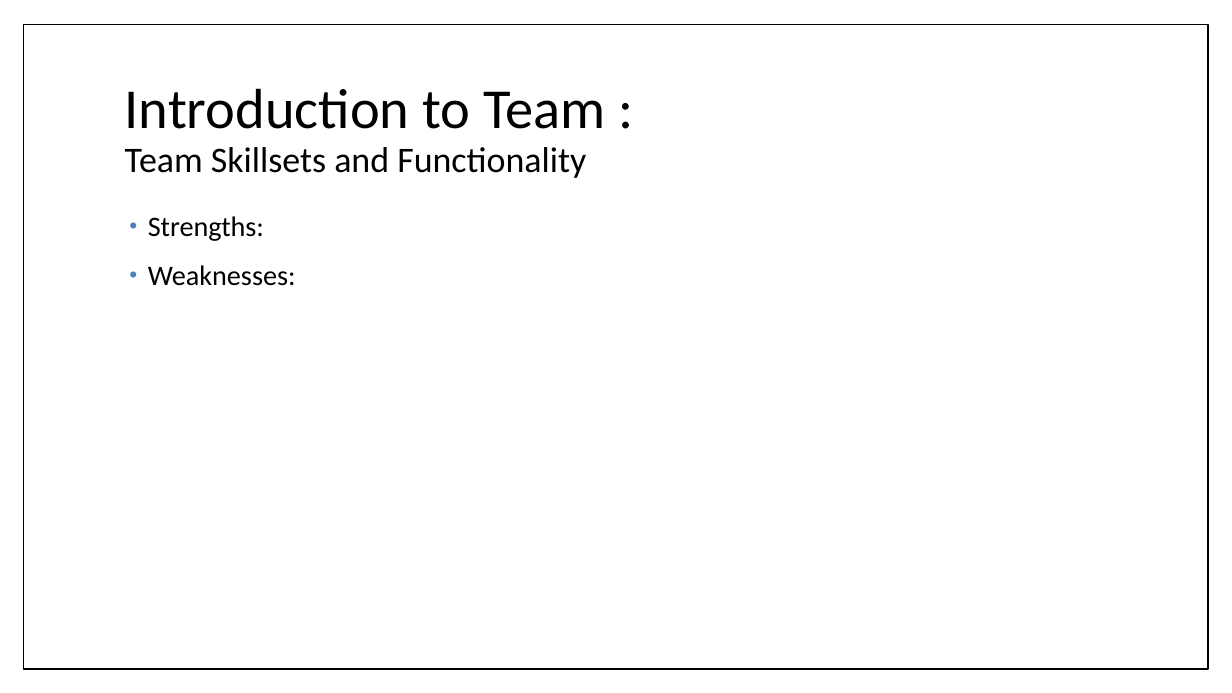
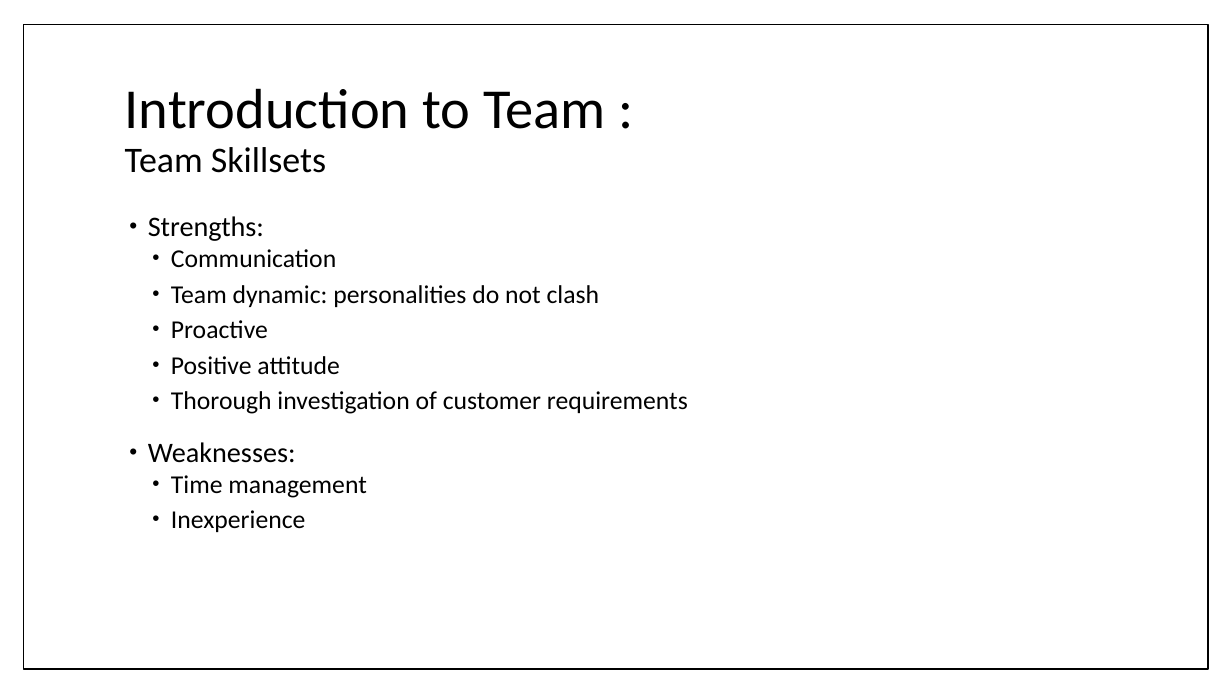
Before and after one commit to umdfeynman/umdfeynman, a slide deck: slide 4 of Work_In_Progress/CS/SPMP_Presentation.pptx. Drawn at 1232x693 pixels with LibreOffice and Linux fonts; fonts in the diff are those of the drawing. Boxes give left, top, right and bottom in pixels: in the first picture for what was removed or moved away, otherwise in the second. Text is boxed around its words. In the diff, an @@ line names an element or a change of style, - is before the commit and + after.

```diff
--- a/Work_In_Progress/CS/SPMP_Presentation.pptx
+++ b/Work_In_Progress/CS/SPMP_Presentation.pptx
@@ title at (125, 88, 606, 173): text changed; size 28 to 44 pt @@
-Introduction to Team :
-Team Skillsets and Functionality
+Introduction to Team :
+Team Skillsets
@@ text at (171, 249, 688, 414): paragraphs added @@
+  • Communication
+  • Team dynamic: personalities do not clash
+  • Proactive
+  • Positive attitude
+  • Thorough investigation of customer requirements
@@ text at (171, 475, 366, 532): paragraphs added @@
+  • Time management
+  • Inexperience
```
Also in this commit, not shown: 8 other slides changed, 4 slides added, 1 slide removed.
